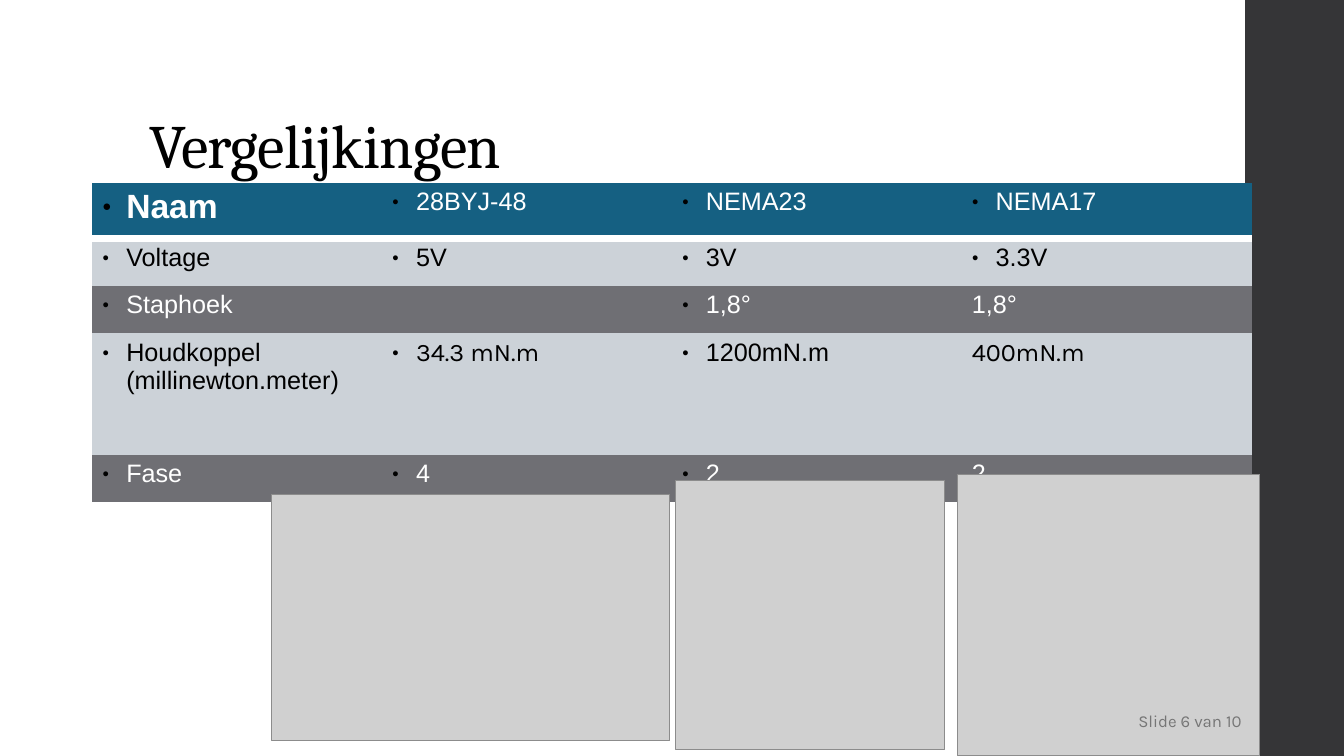
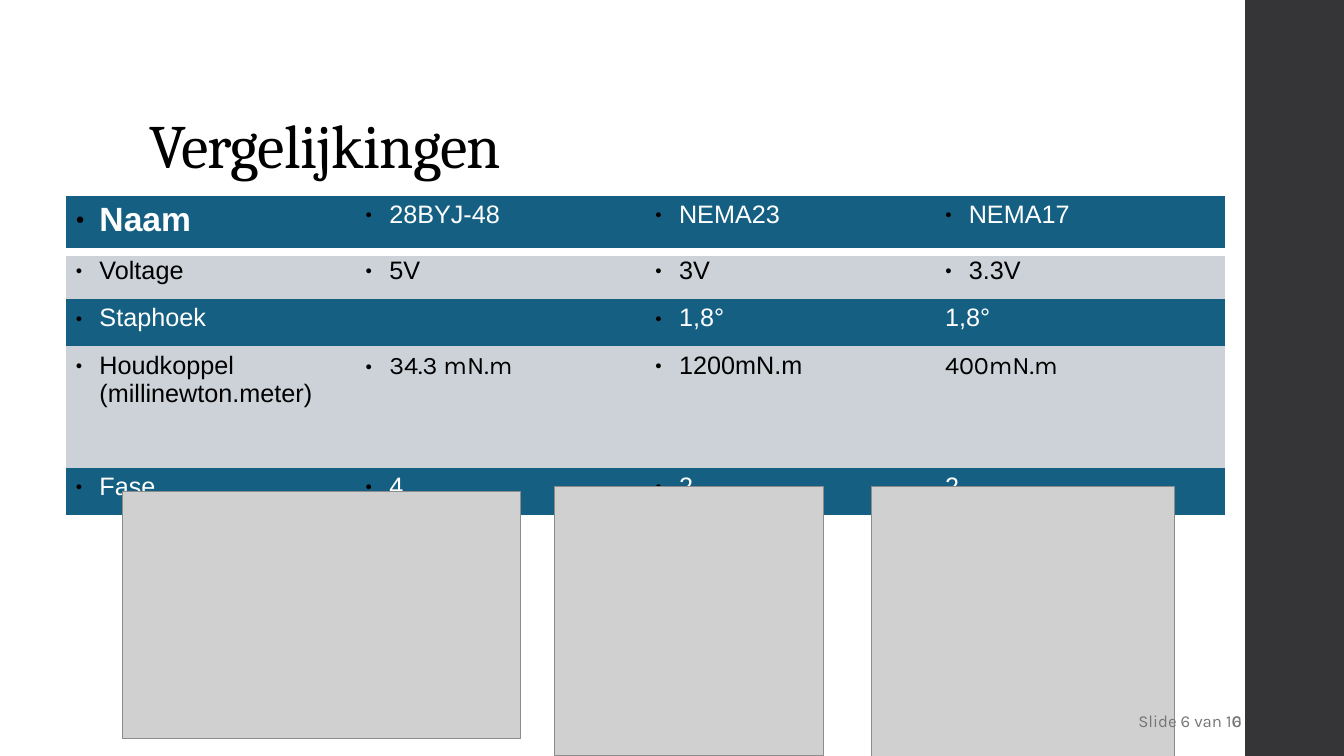
Before and after one commit to delamiro/Embedded-Stepper-Motor, a slide deck: slide 6 of docs/presentatie.odp. Drawn at 1344x756 pixels with LibreOffice and Linux fonts; fonts in the diff are those of the drawing; grey boxes stand for pictures. Boxes give left, top, right and bottom in pixels: in the first picture for what was removed or moved away, otherwise in the second. Text is boxed around its words. In the diff, an @@ line names an element or a change of style, - is before the commit and + after.

Commit message:
Layout improvements

```diff
--- a/docs/presentatie.odp
+++ b/docs/presentatie.odp
@@ table at [66,196,1224,505] @@
@@ fill #6F6F74 to #156082 in 8 cells @@
@@ table: place and size @@
-table at [93,182,1251,492]
+table at [66,196,1224,505]
@@ picture: place and size @@
-picture at [272,495,669,741]
+picture at [123,492,520,738]
@@ picture: place and size @@
-picture at [676,481,945,750]
+picture at [555,487,824,756]
@@ picture: place and size @@
-picture at [958,475,1260,756]
+picture at [872,487,1175,756]
```
Also in this commit, not shown: 4 other slides changed.
